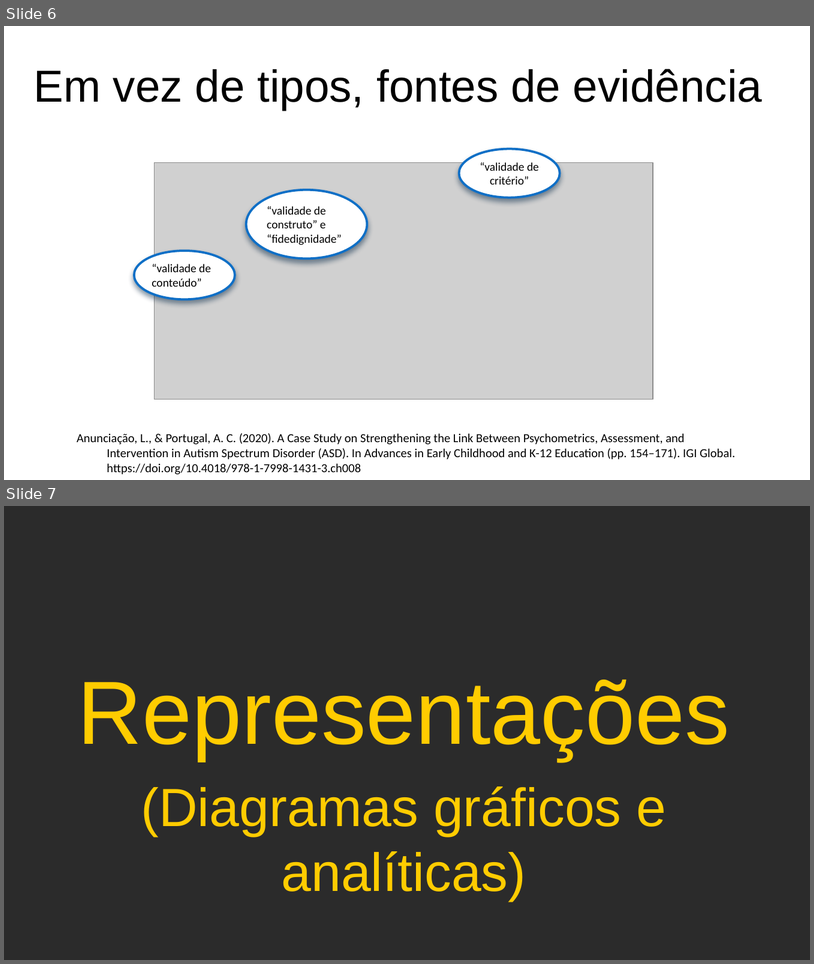
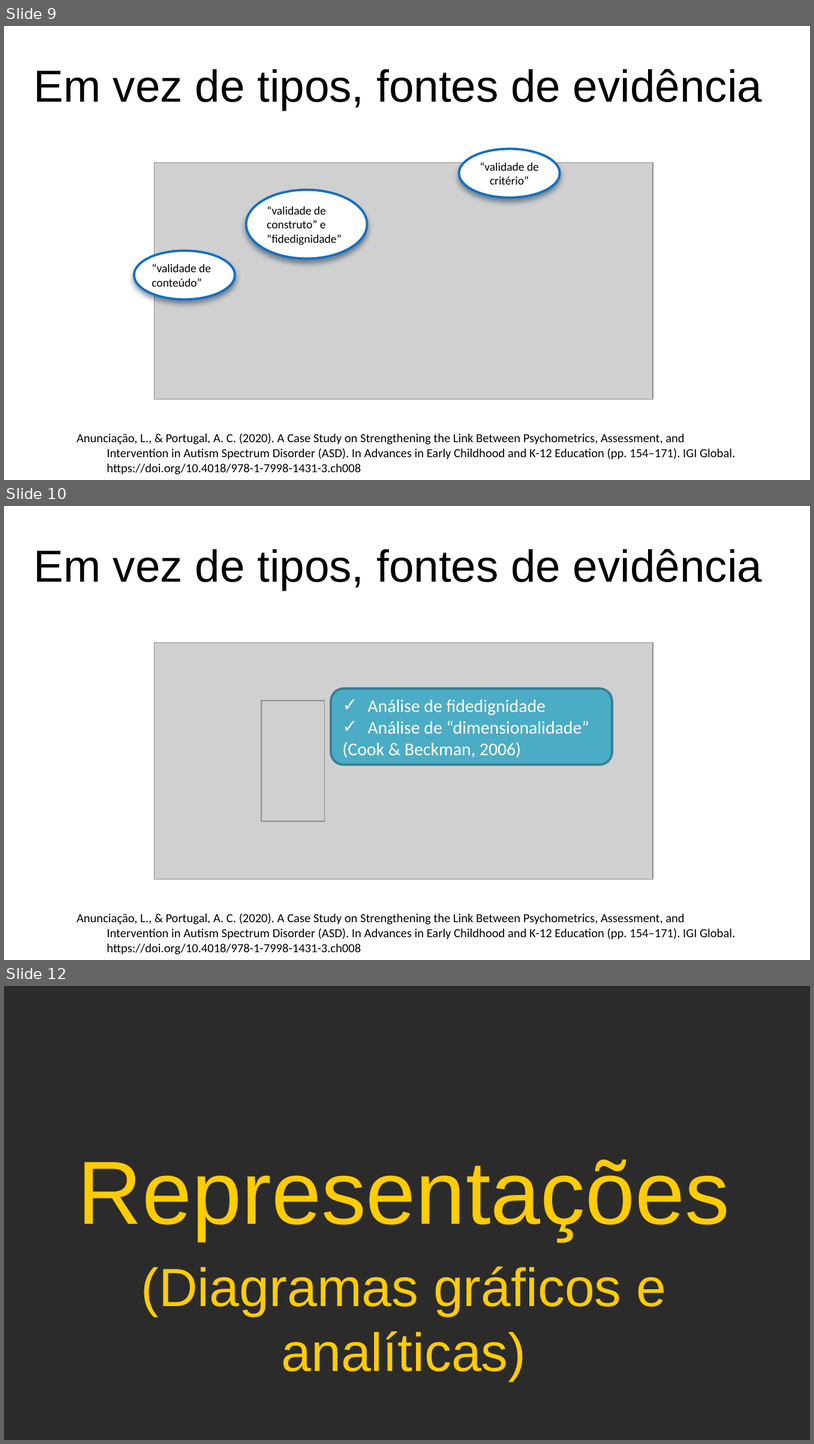
Before and after one commit to anovabr/psicometria_aplicada, a slide deck: slides/Aula 3 - A proposta da EFA.pptx. Shown one above the other, each under a label of ours: slides 6 and 7 before the commit, slides 9, 10 and 12 after it; the slides between them are not shown. The pictures are 814x964 and 814x1444 pixels, drawn with LibreOffice and Linux fonts; fonts in the diff are those of the drawing; grey boxes stand for pictures; background and template pictures are left out; a plain dark background stands for a picture behind light text. Boxes give left, top, right and bottom in pixels: in the first picture for what was removed or moved away, otherwise in the second. Text is boxed around its words. In the diff, an @@ line names an element or a change of style, - is before the commit and + after.

```diff
--- a/slides/Aula 3 - A proposta da EFA.pptx
+++ b/slides/Aula 3 - A proposta da EFA.pptx
@@ slide 10 added at <box>4,506,810,960</box>, background picture (left out) @@
@@ title added at <box>33,549,762,590</box>, 40 pt, text #000000 @@
+Em vez de tipos, fontes de evidência
@@ picture added at <box>154,642,653,879</box> @@
@@ picture added at <box>261,700,325,822</box> @@
@@ rounded rectangle added at <box>332,688,613,764</box>, fill #4BACC6, outline #377F92 2 pt, 16 pt, text #FFFFFF @@
+✓ Análise de fidedignidade
+✓ Análise de “dimensionalidade”
+(Cook & Beckman, 2006)
@@ text added at <box>77,913,735,954</box>, 11 pt, text #000000 @@
+Anunciação, L., & Portugal, A. C. (2020). A Case Study on Strengthening the Link Between Psychometrics, Assessment, and Intervention in Autism Spectrum Disorder (ASD). In Advances in Early Childhood and K-12 Education (pp. 154–171). IGI Global. https://doi.org/10.4018/978-1-7998-1431-3.ch008
@@ what was slide 6 is now slide 9 @@
@@ what was slide 7 is now slide 12 @@
```
Also in this commit, not shown: 18 slides changed, 15 other slides added, 25 slides removed, 3 other files.
